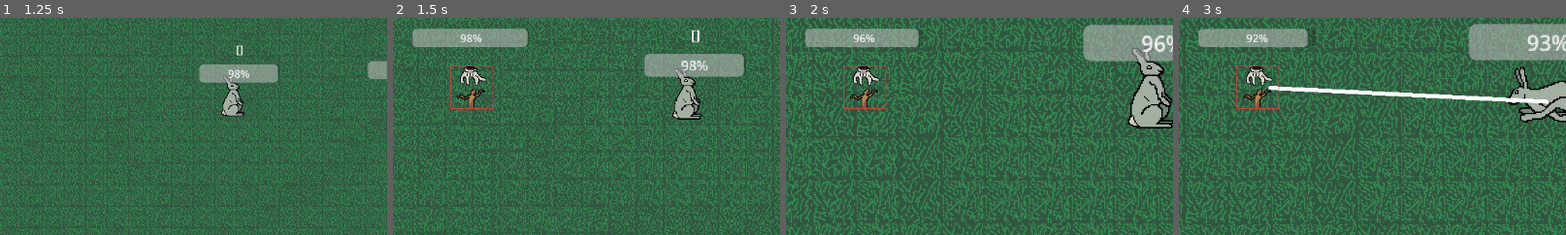
Above: before the commit, frames 1-4 (left to right).
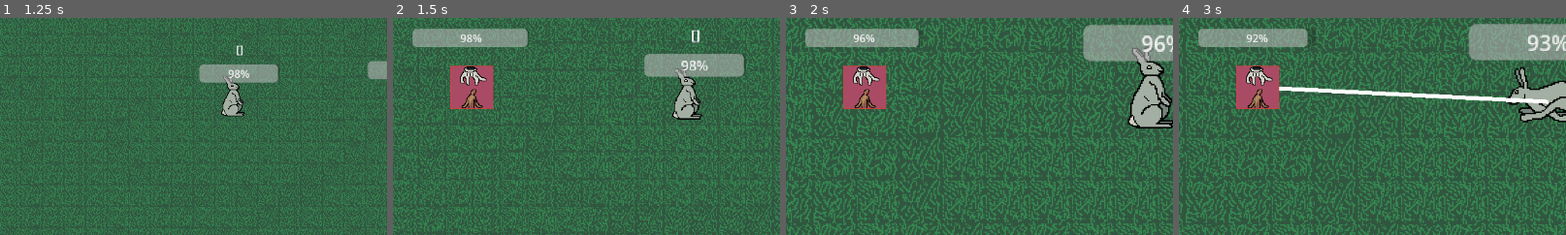
Above: after the commit, the same moments.

Repository: rundoom/Upraiser
Game: Godot game, scene res://creature/grass_test.tscn
The game is run twice, just before and just after one commit, with the same random seed, the same clock (stepped at 60 frames per second) and the same inputs.
Inputs (mouse positions are % of the whole screen's width and height, from its top left):
- Up to frame 1 (1.25 s): tap Enter at 0.5 s; move the mouse to (72, 45) at 0.52 s; press the mouse at (72, 45) at 0.53 s
- Up to frame 2 (1.5 s): move the mouse to (31, 50) at 1.27 s; release the mouse at (31, 50) at 1.28 s; click (31, 50) at 1.35 s
- Up to frame 3 (2 s): no input
- Up to frame 4 (3 s): click (10, 46) at 2 s; click (10, 46) at 2.75 s
The pictures show only the part of the screen within x 0-50%, y 31-80%; the shares and areas given below are measured in that part.

Frame 1 is identical in both runs. In frame 2, 1.7% of the frame differs, in the area x 14-26%, y 22-42%; in frame 3, 1.7%; in frame 4, 1.7%.

Commit message:
Materialize grass on click

Diff:
--- a/creature/npc/npc.gd
+++ b/creature/npc/npc.gd
@@ -197,8 +197,10 @@
 		elif under_control:
 			var item_clicked = world.get_item_in(get_global_mouse_position())
 			if item_clicked == null:
-				move_to = move_pointer
-				move_pointer.global_position = get_global_mouse_position()
+				move_to = world.materialize_tile(get_global_mouse_position(), 2, 64)
+				if move_to == null:
+					move_to = move_pointer
+					move_pointer.global_position = get_global_mouse_position()
 			elif food.reduce(func(acc, it): return it.volume + acc, 0) < MAX_FOOD / 2:
 				move_to = item_clicked
 				if $Picker.overlaps_body(item_clicked):
--- a/general/ui.tscn
+++ b/general/ui.tscn
@@ -2,8 +2,8 @@
 
 [ext_resource type="Script" path="res://general/ui.gd" id="1_o30ur"]
 [ext_resource type="PackedScene" uid="uid://dyvpdquiw64mk" path="res://general/stomach.tscn" id="1_s6ret"]
-[ext_resource type="Texture2D" uid="uid://bgkeyj187wo4v" path="res://general/вселениеoff.png" id="3_bwv62"]
-[ext_resource type="Texture2D" uid="uid://baeay8ahqsrf4" path="res://general/вселениеon.png" id="4_3620i"]
+[ext_resource type="Texture2D" uid="uid://pdh6lpucmjpf" path="res://general/вселениеoff (4).png" id="3_17blt"]
+[ext_resource type="Texture2D" uid="uid://d321hepsmmpib" path="res://general/вселениеon (4).png" id="4_rep4r"]
 
 [node name="UI" type="CanvasLayer" groups=["UI"]]
 script = ExtResource("1_o30ur")
@@ -23,5 +23,5 @@
 offset_right = 149.0
 offset_bottom = 333.0
 toggle_mode = true
-texture_normal = ExtResource("3_bwv62")
-texture_pressed = ExtResource("4_3620i")
+texture_normal = ExtResource("3_17blt")
+texture_pressed = ExtResource("4_rep4r")
--- a/world/world.gd
+++ b/world/world.gd
@@ -122,7 +122,9 @@
 	var data = get_cell_tile_data(tile_layer, i_coords)
 	if data == null: return null
 
-	var scene_path = data.get_custom_data("scene_represent")
+	var scene_path = data.get_custom_data("scene_represent") as String
+	if scene_path == null or scene_path.is_empty(): return null
+
 	var scene = materialized_scenes.get(scene_path, null) as PackedScene
 	if scene == null:
 		scene = load(scene_path)
Binary file added: general/вселениеoff (4).png
Not shown, changed: general/вселениеoff (4).png.import
Binary file removed: general/вселениеoff.png
Binary file added: general/вселениеon (4).png
Not shown, changed: general/вселениеon (4).png.import
Binary file removed: general/вселениеon.png
